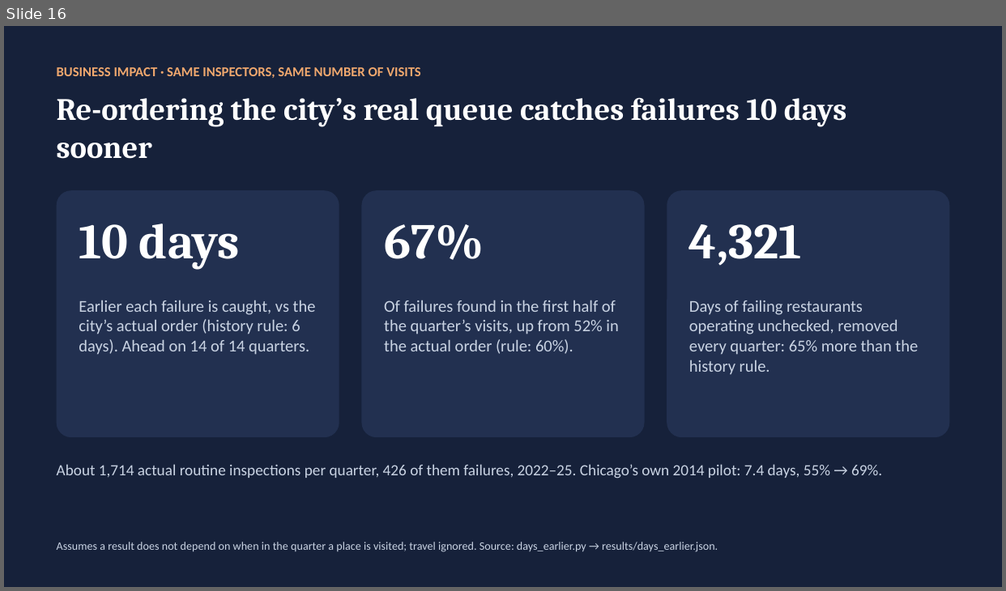
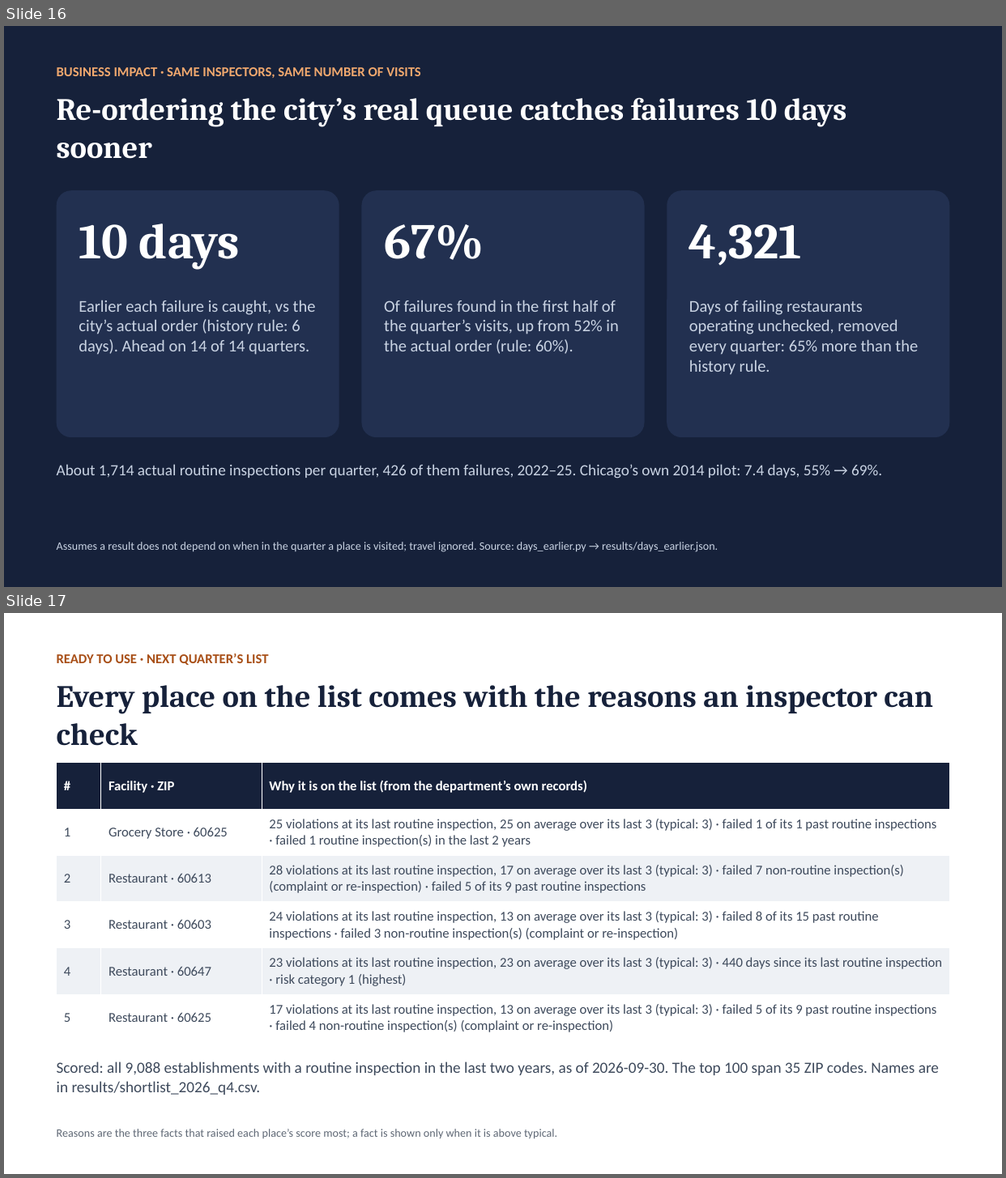
Before and after one commit to ajayc-iima/Food-Inspections, a slide deck: presentation/food_inspections_presentation.pptx. Shown one above the other, each under a label of ours: slide 16 before the commit, slides 16 and 17 after it. The pictures are 1006x591 and 1006x1178 pixels, drawn with LibreOffice and Linux fonts; fonts in the diff are those of the drawing. Boxes give left, top, right and bottom in pixels: in the first picture for what was removed or moved away, otherwise in the second. Text is boxed around its words. In the diff, an @@ line names an element or a change of style, - is before the commit and + after.

```diff
--- a/presentation/food_inspections_presentation.pptx
+++ b/presentation/food_inspections_presentation.pptx
@@ slide 17 added at [4, 613, 1002, 1174], background #FFFFFF @@
@@ text added at [57, 653, 268, 665], 13 pt, text #A84F17, bold @@
+READY TO USE · NEXT QUARTER’S LIST
@@ text added at [57, 685, 933, 746], 30 pt, text #16213A, bold @@
+Every place on the list comes with the reasons an inspector can check
@@ table added at [57, 763, 950, 1041], 6 rows, 3 columns @@
+# | Facility · ZIP | Why it is on the list (from the department’s own records)
+1 | Grocery Store · 60625 | 25 violations at its last routine inspection, 25 on average over its last 3 (typical: 3) · failed 1 of its 1 past routine inspections · failed 1 routine inspection(s) in the last 2 years
+2 | Restaurant · 60613 | 28 violations at its last routine inspection, 17 on average over its last 3 (typical: 3) · failed 7 non-routine inspection(s) (complaint or re-inspection) · failed 5 of its 9 past routine inspections
+3 | Restaurant · 60603 | 24 violations at its last routine inspection, 13 on average over its last 3 (typical: 3) · failed 8 of its 15 past routine inspections · failed 3 non-routine inspection(s) (complaint or re-inspection)
+4 | Restaurant · 60647 | 23 violations at its last routine inspection, 23 on average over its last 3 (typical: 3) · 440 days since its last routine inspection · risk category 1 (highest)
+5 | Restaurant · 60625 | 17 violations at its last routine inspection, 13 on average over its last 3 (typical: 3) · failed 5 of its 9 past routine inspections · failed 4 non-routine inspection(s) (complaint or re-inspection)
@@ text added at [57, 1062, 939, 1095], 15 pt, text #3E4A5C @@
+Scored: all 9,088 establishments with a routine inspection in the last two years, as of 2026-09-30. The top 100 span 35 ZIP codes. Names are in results/shortlist_2026_q4.csv.
@@ text added at [57, 1129, 557, 1139], 11 pt, text #5F6875 @@
+Reasons are the three facts that raised each place’s score most; a fact is shown only when it is above typical.
```
Also in this commit, not shown: 1 other slide added, 7 other files.
